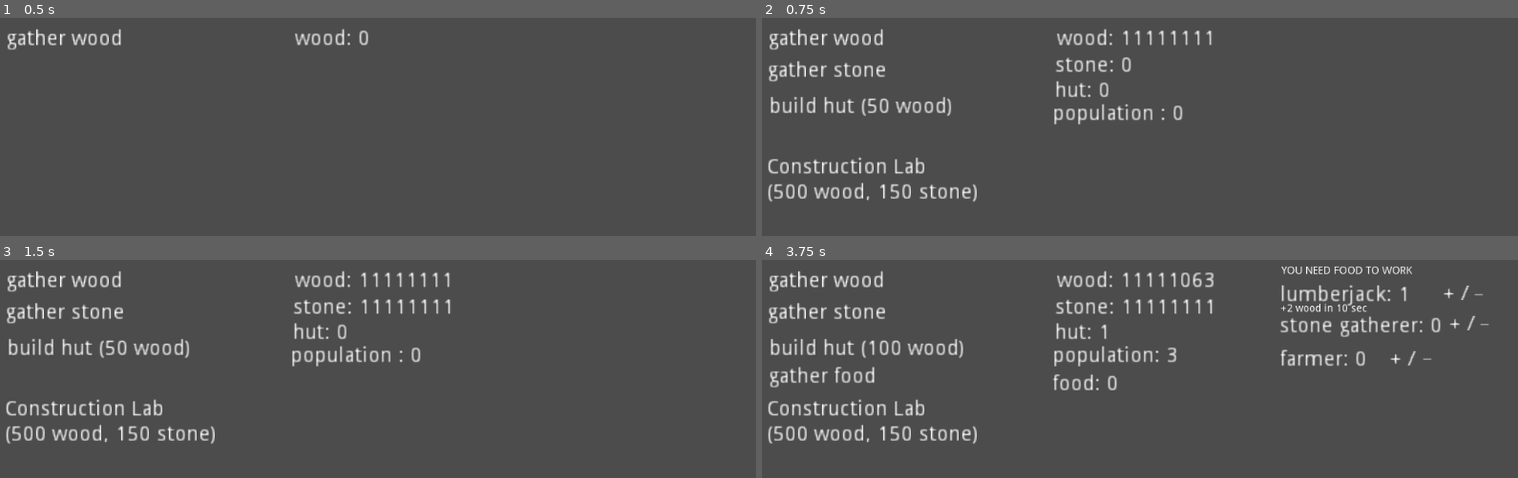
Above: before the commit, frames 1-4 (two rows, left to right).
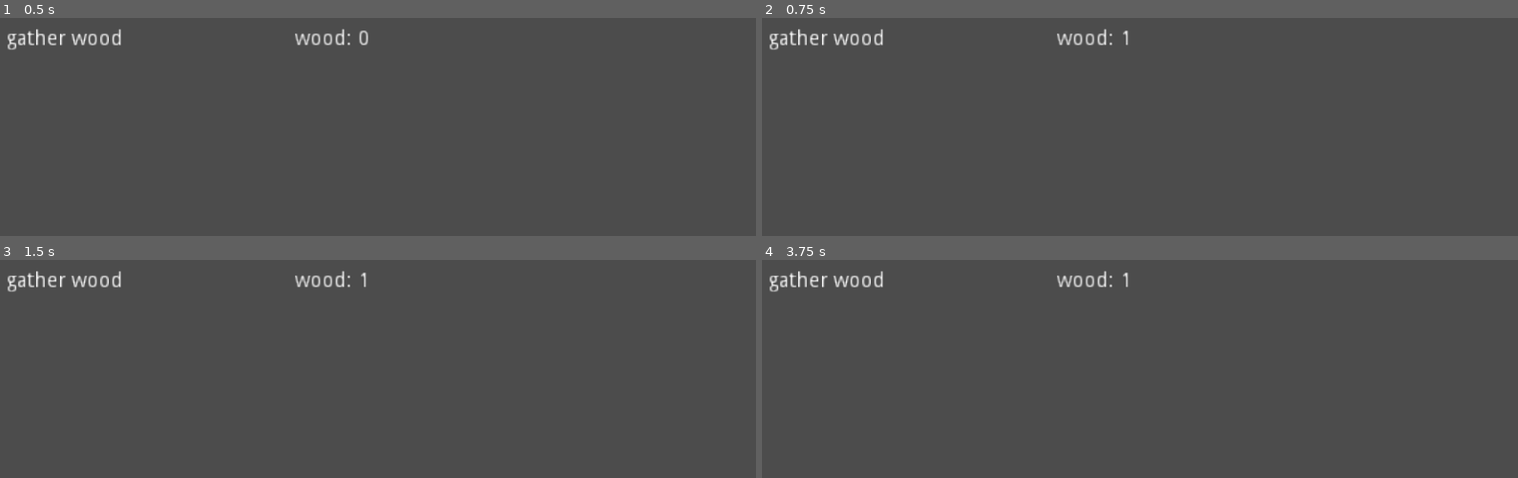
Above: after the commit, the same moments.

Repository: JacoDepa/From-the-Origin
Game: Godot game, scene res://Home.tscn
Two runs of this game, one before a commit and one after it. Both use one fixed random seed, a clock stepped at 60 frames per second and the inputs below.
Inputs (mouse positions are in pixels of both pictures, inside the frame that each line leads up to):
- Up to frame 1 (0.5 s): no input
- Up to frame 2 (0.75 s): tap Enter at 0.5 s; move the mouse to (830, 39) at 0.52 s; click (830, 39) at 0.67 s
- Up to frame 3 (1.5 s): tap Space at 1.25 s; move the mouse to (60, 314) at 1.27 s; click (60, 314) at 1.42 s
- Up to frame 4 (3.75 s): tap Enter at 2, 3.5 s; move the mouse to (860, 347) at 2.02 s; click (860, 347) at 2.17 s; tap Space at 2.75 s; move the mouse to (822, 377) at 2.77 s; click (822, 377) at 2.92 s; move the mouse to (1449, 294) at 3.52 s; click (1449, 294) at 3.67 s

Frame 1 is identical in both runs. In frame 2, 3.8% of the frame differs, in the area x 0-60%, y 5-85%; in frame 3, 3.9%; in frame 4, 6.8%, in the area x 0-97%, y 3-85%.

Commit message:
added icons to folder

Diff:
--- a/test.gd
+++ b/test.gd
@@ -4,8 +4,8 @@
 onready var hut = 0
 onready var pop = 0
 onready var food = 0
-onready var wood = 11111110
-onready var stone = 11111110
+onready var wood = 0
+onready var stone = 0
 onready var nwood = 50
 onready var flag = 0
 onready var lumberjack = 0
@@ -989,4 +989,6 @@
 			if carbon >= 10:
 				n_string += 1
 				num_string.text = str("string: ", n_string)
-	pass # Replace with function body.
+				carbon -= 10
+				num_carbon.text = str("carbon: ", carbon)
+	pass # Replace with function body.
Binary file added: icon3.png
Not shown, added: icon3.png.import
Binary file added: icon4.png
Not shown, added: icon4.png.import
Binary file added: icon5.png
Not shown, added: icon5.png.import
